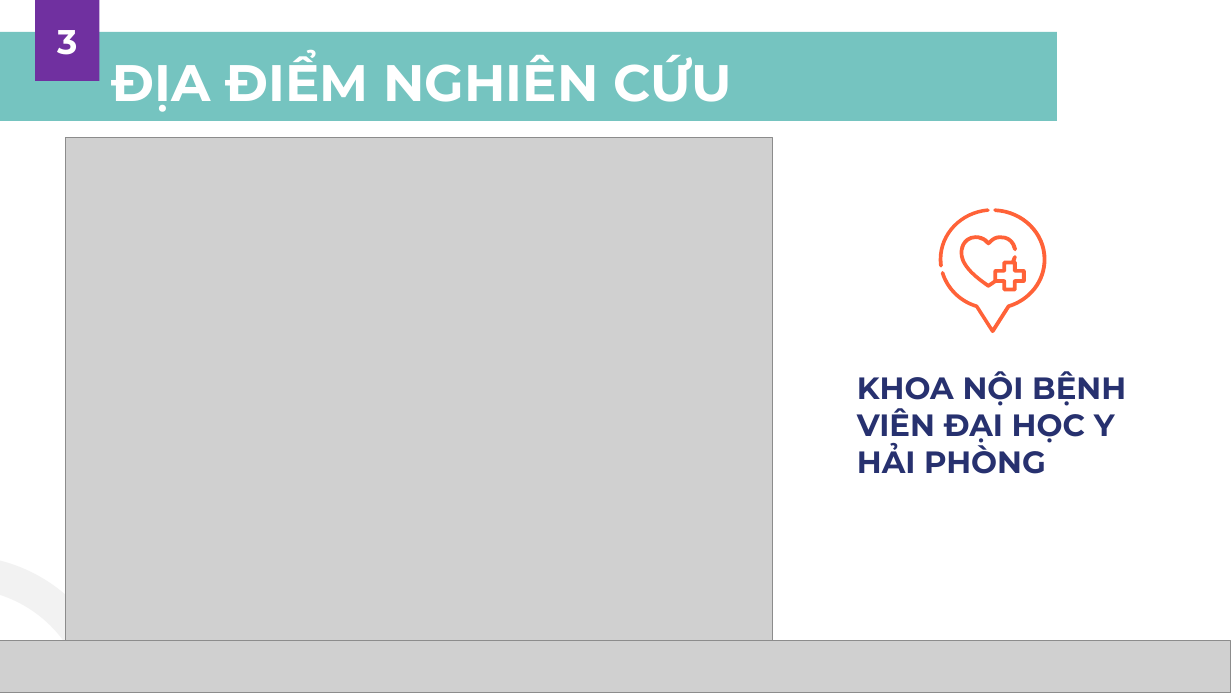
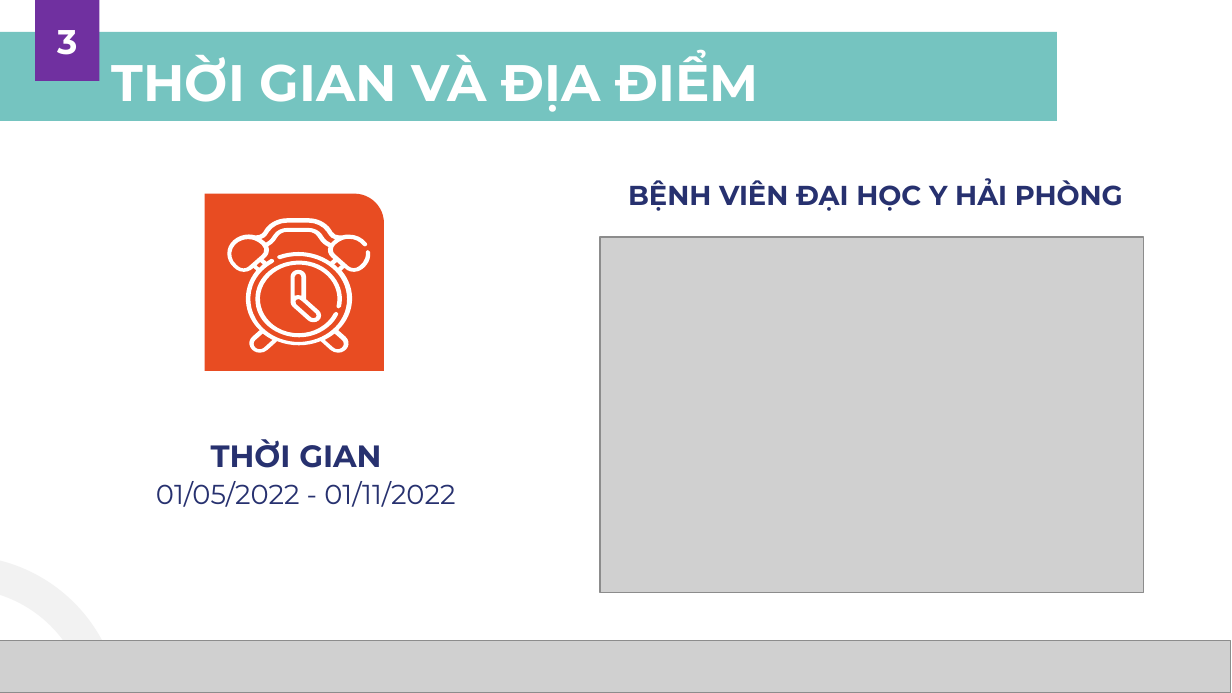
Before and after one commit to MedPocket/HPMUDocs-2021, a slide deck: slide 21 of Nghien-cuu-khoa-hoc/Nhom-4_K39C_Thuyet-trinh-NCKH.pptx (slide 20 before the commit). Drawn at 1232x693 pixels with LibreOffice and Linux fonts; fonts in the diff are those of the drawing; grey boxes stand for pictures; background and template pictures are left out. Boxes give left, top, right and bottom in pixels: in the first picture for what was removed or moved away, otherwise in the second. Text is boxed around its words. In the diff, an @@ line names an element or a change of style, - is before the commit and + after.

```diff
--- a/Nghien-cuu-khoa-hoc/Nhom-4_K39C_Thuyet-trinh-NCKH.pptx
+++ b/Nghien-cuu-khoa-hoc/Nhom-4_K39C_Thuyet-trinh-NCKH.pptx
@@ title at box(112, 52, 758, 112): text changed @@
-ĐỊA ĐIỂM NGHIÊN CỨU
+THỜI GIAN VÀ ĐỊA ĐIỂM
@@ text at box(628, 179, 1123, 211): text changed; size 18 to 16 pt @@
-KHOA NỘI BỆNH VIÊN ĐẠI HỌC Y HẢI PHÒNG
+BỆNH VIÊN ĐẠI HỌC Y HẢI PHÒNG
@@ round rect added at box(205, 193, 384, 371), fill #E84C22 @@
@@ freeform shape added at box(225, 218, 372, 352), fill #FFFFFF @@
@@ picture: place and size @@
-picture at box(65, 137, 772, 641)
+picture at box(600, 237, 1143, 593)
@@ group removed at box(939, 208, 1046, 333): 4 freeform shapes @@
@@ freeform shape added at box(249, 261, 342, 338), fill #FFFFFF @@
@@ freeform shape added at box(291, 270, 322, 323), fill #FFFFFF @@
@@ subtitle added at box(211, 439, 381, 468), 18 pt, text #27316F, bold @@
+THỜI GIAN
@@ text added at box(156, 481, 455, 507), 16 pt, text #27316F @@
+01/05/2022 - 01/11/2022
```
Also in this commit, not shown: 22 other slides changed, 4 slides added, 3 slides removed.
